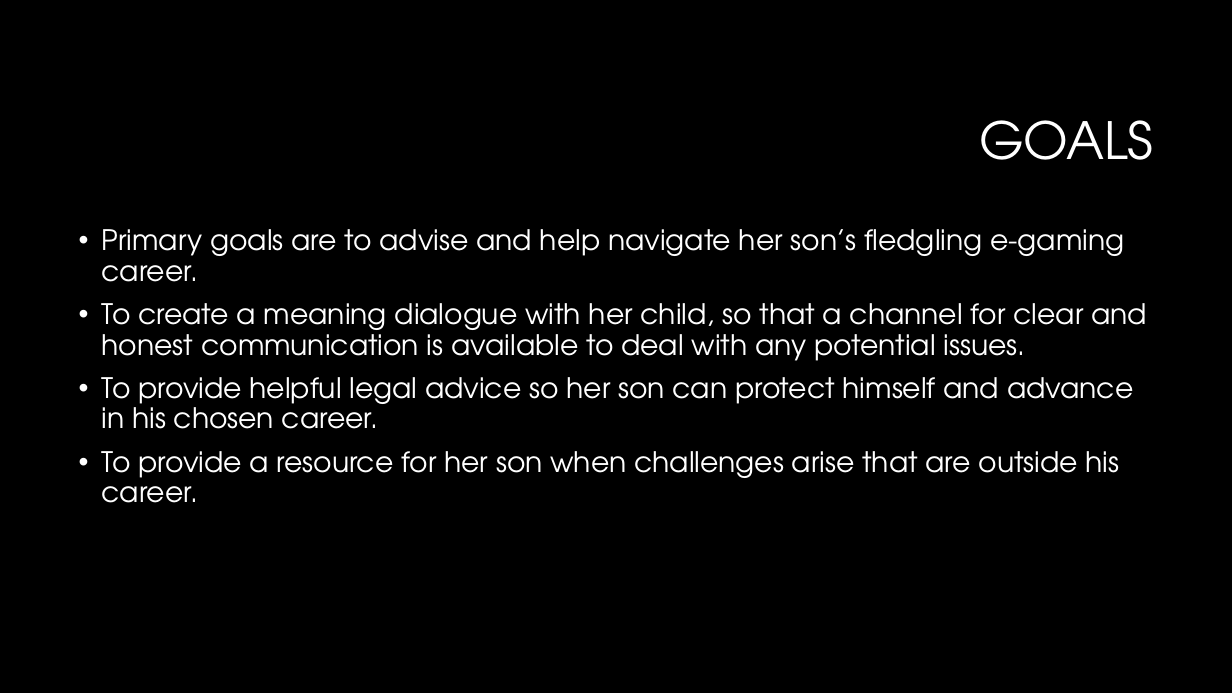
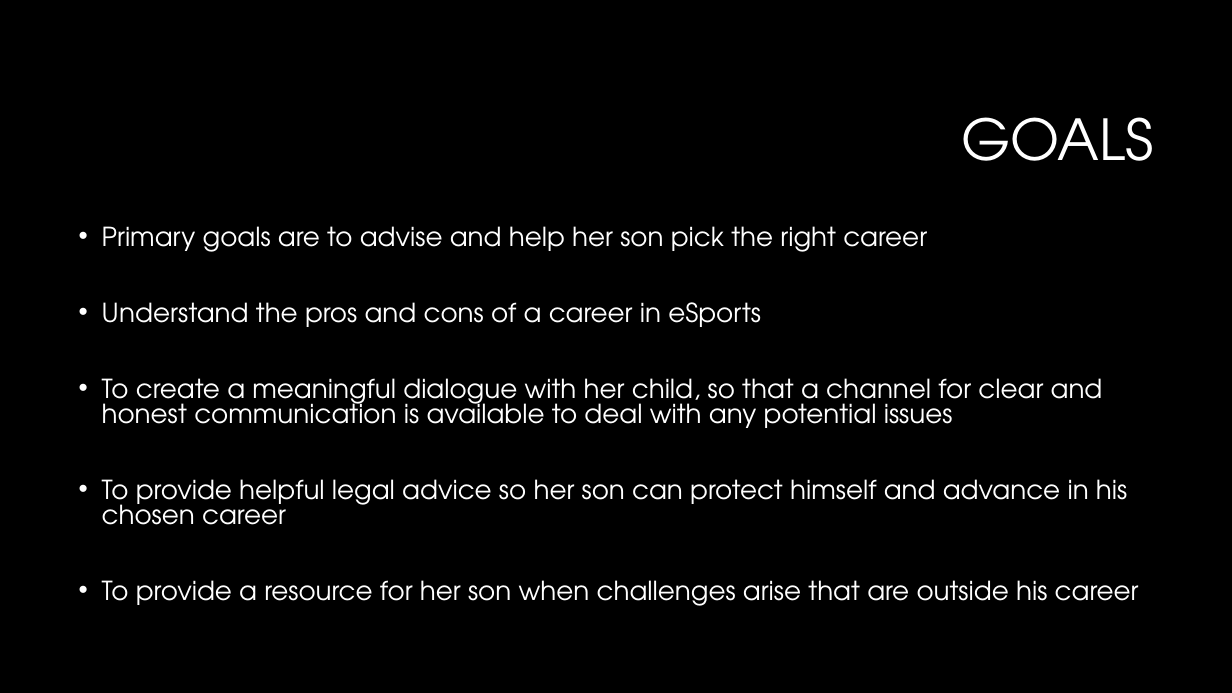
Before and after one commit to vinceleg/lab04_repo, a slide deck: slide 21 of dtc_team16_pitch_presentation.pptx (slide 15 before the commit). Drawn at 1232x693 pixels with LibreOffice and Linux fonts; fonts in the diff are those of the drawing; background and template pictures are left out. Boxes give left, top, right and bottom in pixels: in the first picture for what was removed or moved away, otherwise in the second. Text is boxed around its words. In the diff, an @@ line names an element or a change of style, - is before the commit and + after.

Commit message:
changed powerpoint

```diff
--- a/dtc_team16_pitch_presentation.pptx
+++ b/dtc_team16_pitch_presentation.pptx
@@ title "GOALS" at (961, 117, 1153, 161): size 40 to 44 pt @@
@@ text at (102, 226, 1139, 606): text changed; size 22 to 20.4 pt @@
-• Primary goals are to advise and help navigate her son’s fledgling e-gaming career.
-• To create a meaning dialogue with her child, so that a channel for clear and honest communication is available to deal with any potential issues.
-• To provide helpful legal advice so her son can protect himself and advance in his chosen career.
-• To provide a resource for her son when challenges arise that are outside his career.
+• Primary goals are to advise and help her son pick the right career
+• Understand the pros and cons of a career in eSports
+• To create a meaningful dialogue with her child, so that a channel for clear and honest communication is available to deal with any potential issues
+• To provide helpful legal advice so her son can protect himself and advance in his chosen career
+• To provide a resource for her son when challenges arise that are outside his career
```
Also in this commit, not shown: 17 other slides changed, 10 slides added, 4 slides removed.
